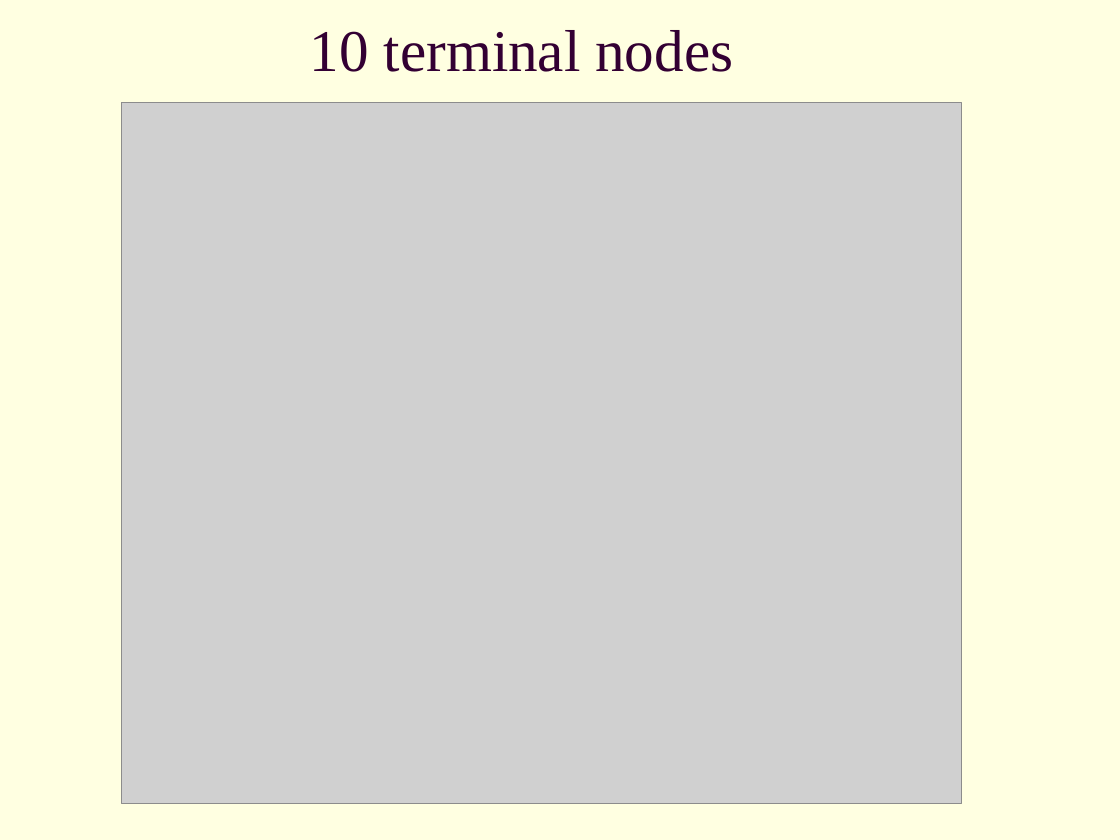
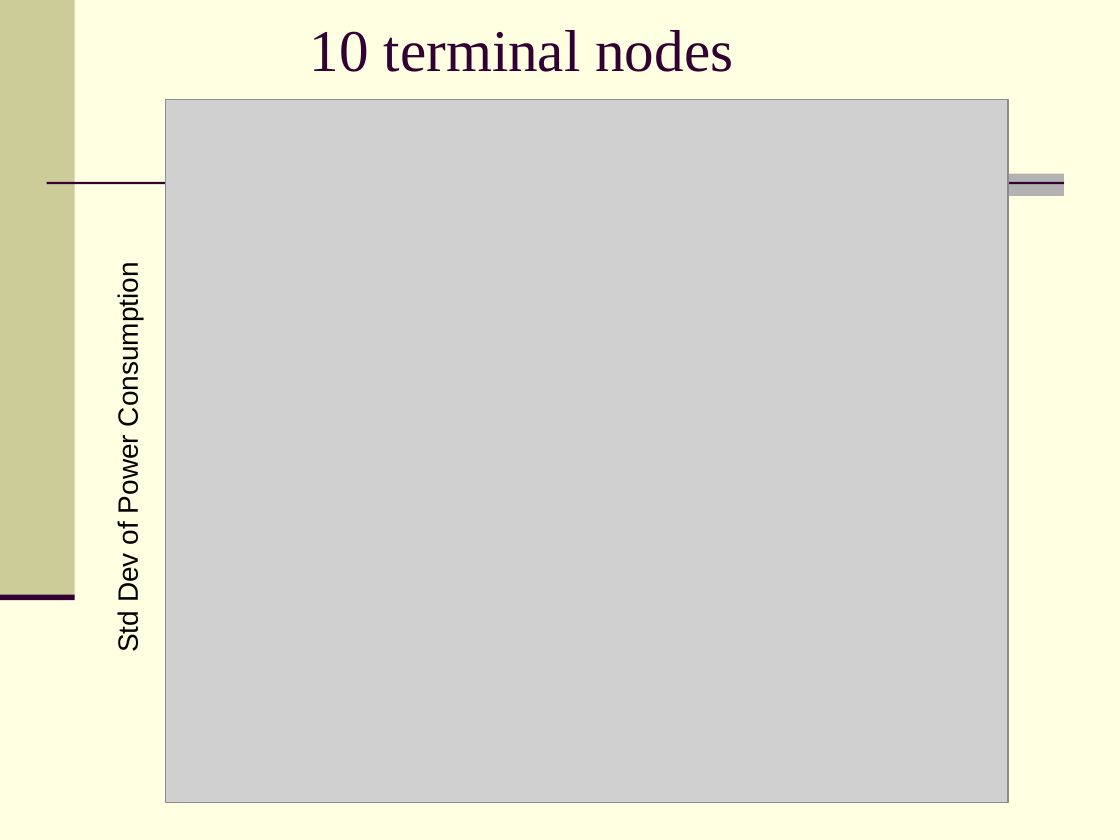
Before and after one commit to feltenberger/cmsc-641-fsmt, a slide deck: slide 15 of Paper/Presentation/Fair, Energy-aware Connectivity in Wireless Sensor Networks.ppt. Drawn at 1120x840 pixels with LibreOffice and Linux fonts; fonts in the diff are those of the drawing; grey boxes stand for pictures. Boxes give left, top, right and bottom in pixels: in the first picture for what was removed or moved away, otherwise in the second. Text is boxed around its words. In the diff, an @@ line names an element or a change of style, - is before the commit and + after.

```diff
--- a/Paper/Presentation/Fair, Energy-aware Connectivity in Wireless Sensor Networks.ppt
+++ b/Paper/Presentation/Fair, Energy-aware Connectivity in Wireless Sensor Networks.ppt
@@ rectangle added at box(0, 0, 75, 597), fill #CCCC99 @@
@@ picture: place and size @@
-picture at box(121, 103, 961, 804)
+picture at box(166, 100, 1008, 803)
@@ rectangle added at box(840, 174, 1064, 196), fill #B2B2B2 @@
@@ line added from (47, 183) to (1064, 183), #330033 1.5 pt @@
@@ text added at box(112, 278, 143, 651), 18 pt, text #000000 @@
+Std Dev of Power Consumption
@@ line added from (0, 597) to (75, 597), #330033 3.49 pt @@
```
Also in this commit, not shown: 1 other slide changed, 4 slides added, 5 slides removed.
